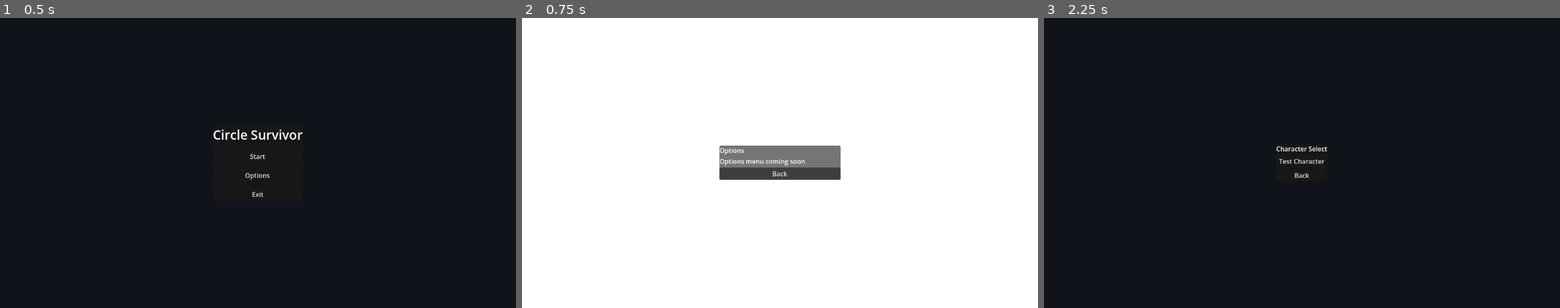
Above: before the commit, frames 1-3 (left to right).
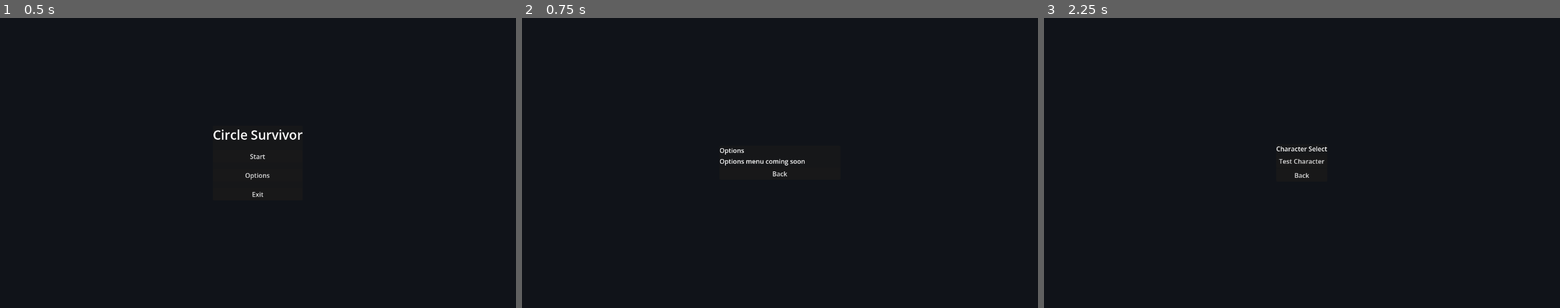
Above: after the commit, the same moments.

Repository: EthanAGi/CircleSurvivor
Game: Godot game, scene res://scenes/main_menu.tscn
Two runs of this game, one before a commit and one after it. Both use one fixed random seed, a clock stepped at 60 frames per second and the inputs below.
Inputs:
- Up to frame 1 (0.5 s): no input
- Up to frame 2 (0.75 s): click "Options" at 0.5 s
- Up to frame 3 (2.25 s): click "Back" at 1.25 s; click "Start" at 2 s

Frame 1 is identical in both runs. In frame 2, 100% of the frame differs, in the area x 0-100%, y 0-100%; in frame 3, nothing differs.

Commit message:
Fix: Options Screen Color

Diff:
--- a/scenes/options_menu.tscn
+++ b/scenes/options_menu.tscn
@@ -18,6 +18,7 @@
 anchor_bottom = 1.0
 grow_horizontal = 2
 grow_vertical = 2
+color = Color(0.06666667, 0.078431375, 0.101960786, 1)
 
 [node name="CenterContainer" type="CenterContainer" parent="." unique_id=444999796]
 layout_mode = 1
